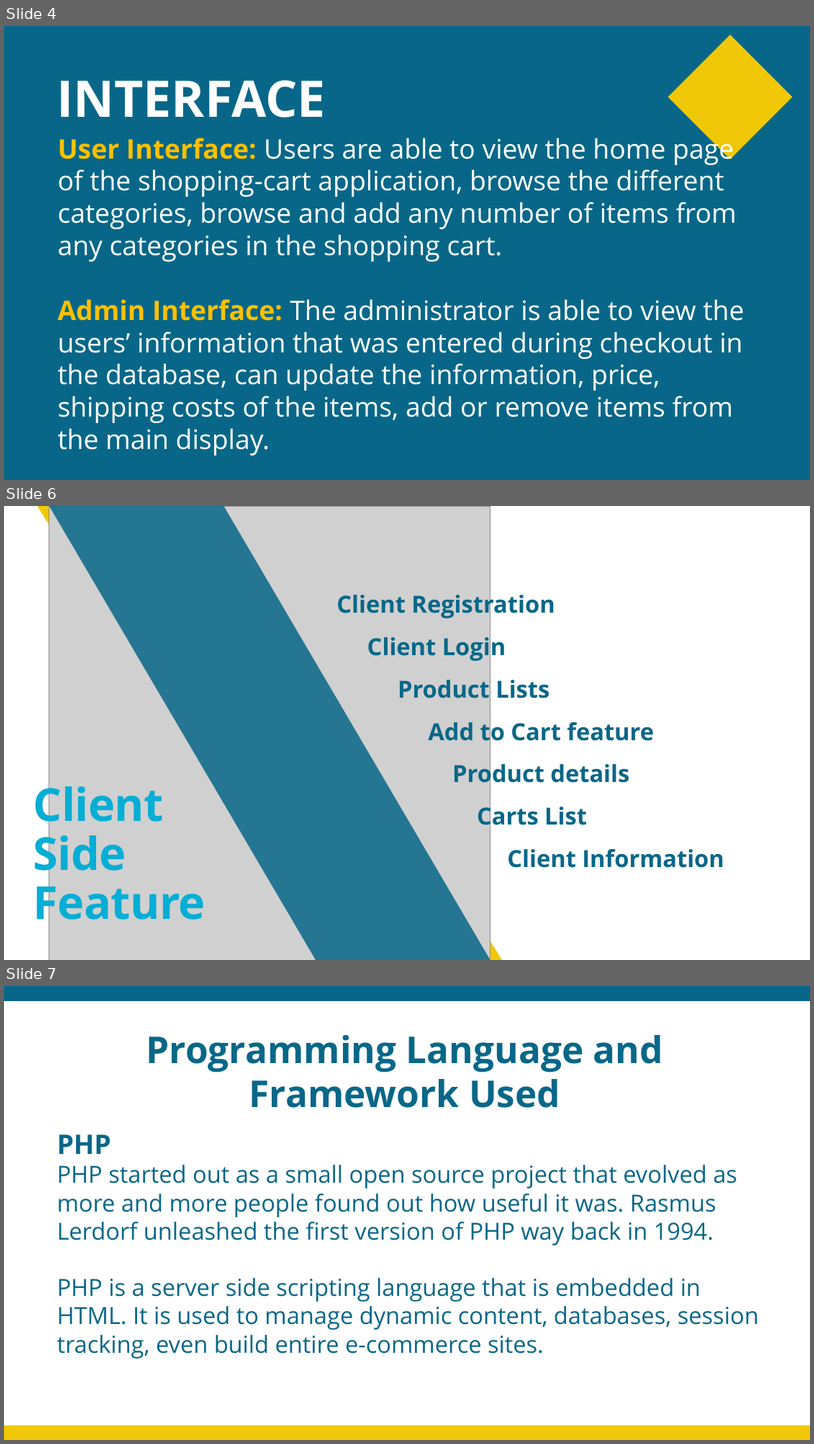
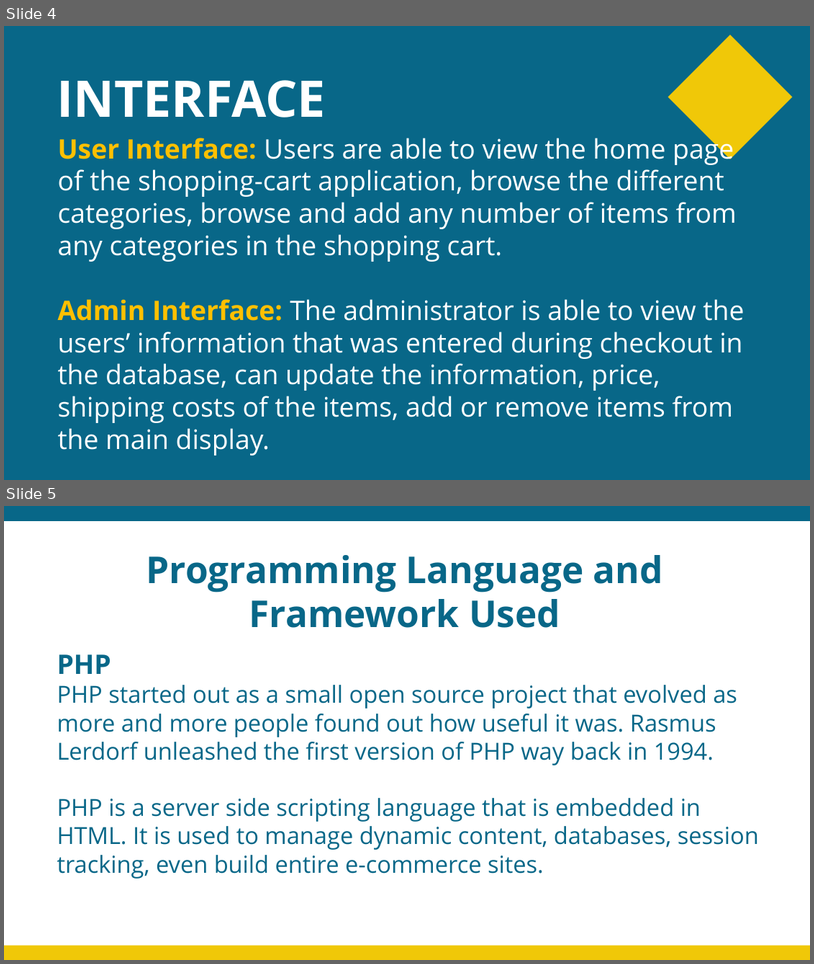
Before and after one commit to prabinEsignature/ppt-design-files, a slide deck: demo.pptx. Shown one above the other, each under a label of ours: slides 4, 6 and 7 before the commit, slides 4 and 5 after it; the slides between them are not shown. The pictures are 814x1444 and 814x964 pixels, drawn with LibreOffice and Linux fonts; fonts in the diff are those of the drawing; grey boxes stand for pictures. Boxes give left, top, right and bottom in pixels: in the first picture for what was removed or moved away, otherwise in the second. Text is boxed around its words. In the diff, an @@ line names an element or a change of style, - is before the commit and + after.

```diff
--- a/demo.pptx
+++ b/demo.pptx
@@ slide 6 removed at [4,506,810,960], background #FFFFFF @@
@@ freeform shape removed at [37,506,502,960] @@
@@ picture removed at [49,506,491,960] @@
@@ freeform shape removed at [49,506,491,960] @@
@@ text removed at [337,591,724,867] @@
-Client Registration
-Client Login
-Product Lists
-Add to Cart feature
-Product details
-Carts List
-Client Information
@@ text removed at [34,778,206,932] @@
-Client
-Side
-Feature
@@ what was slide 7 is now slide 5 @@
```
Also in this commit, not shown: 6 other slides removed.
